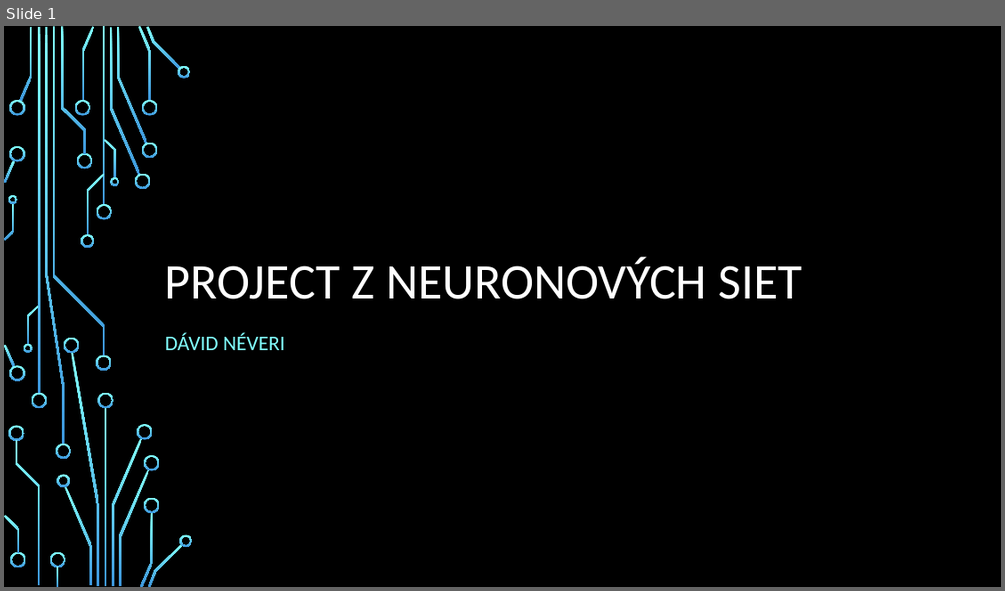
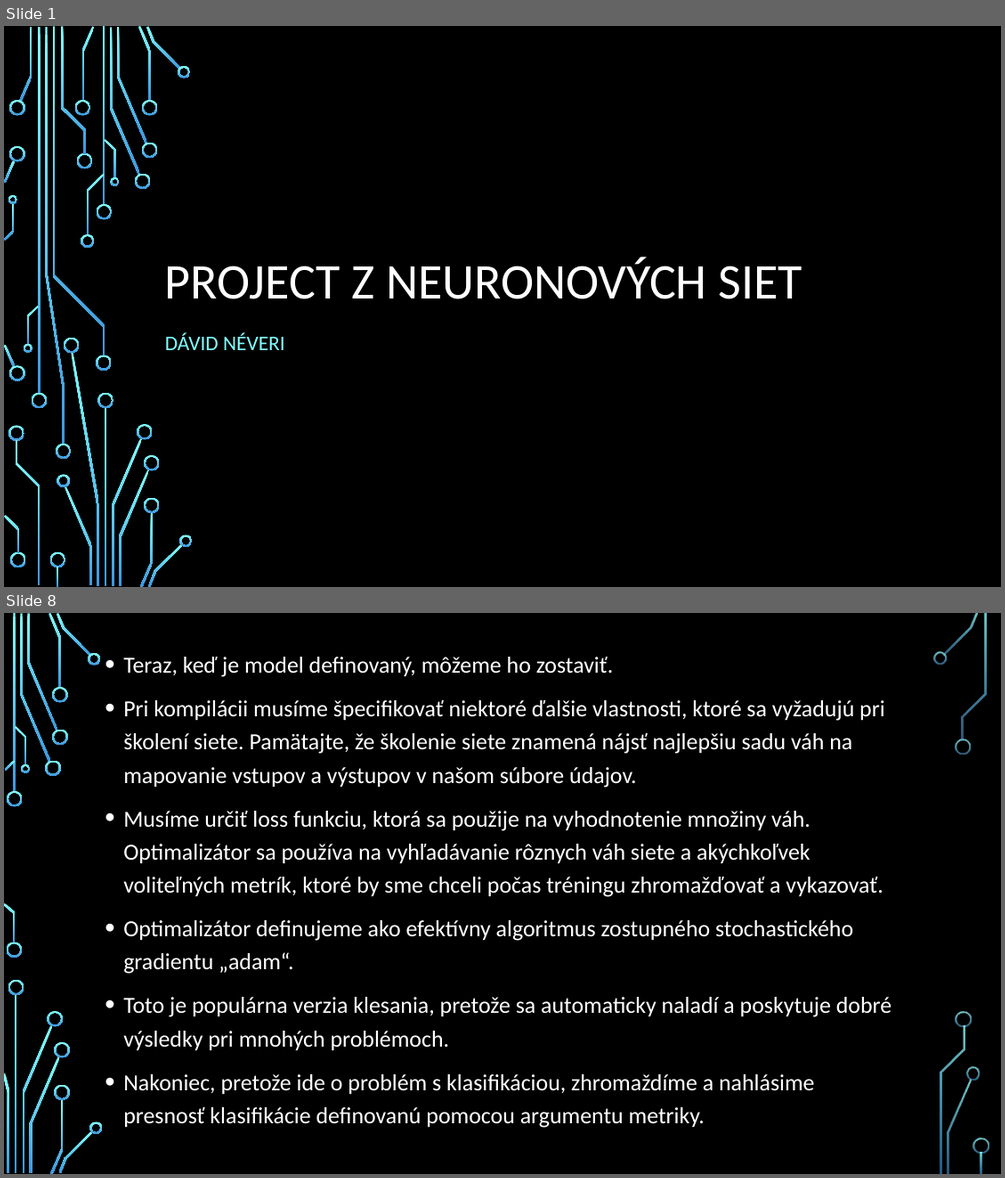
Before and after one commit to georgeob/Neveri_NS2020, a slide deck: Néveri_NS2019.pptx. Shown one above the other, each under a label of ours: slide 1 before the commit, slides 1 and 8 after it; the slides between them are not shown. The pictures are 1005x591 and 1005x1178 pixels, drawn with LibreOffice and Linux fonts; fonts in the diff are those of the drawing; background and template pictures are left out. Boxes give left, top, right and bottom in pixels: in the first picture for what was removed or moved away, otherwise in the second. Text is boxed around its words. In the diff, an @@ line names an element or a change of style, - is before the commit and + after.

Commit message:
Posledná verzia prezentácie

```diff
--- a/Néveri_NS2019.pptx
+++ b/Néveri_NS2019.pptx
@@ slide 8 added at box(4, 613, 1001, 1174), background picture (left out) @@
@@ text added at box(123, 657, 891, 1127), 22.2 pt, text #FFFFFF @@
+• Teraz, keď je model definovaný, môžeme ho zostaviť.
+• Pri kompilácii musíme špecifikovať niektoré ďalšie vlastnosti, ktoré sa vyžadujú pri školení siete. Pamätajte, že školenie siete znamená nájsť najlepšiu sadu váh na mapovanie vstupov a výstupov v našom súbore údajov.
+• Musíme určiť loss funkciu, ktorá sa použije na vyhodnotenie množiny váh. Optimalizátor sa používa na vyhľadávanie rôznych váh siete a akýchkoľvek voliteľných metrík, ktoré by sme chceli počas tréningu zhromažďovať a vykazovať.
+• Optimalizátor definujeme ako efektívny algoritmus zostupného stochastického gradientu „adam“.
+• Toto je populárna verzia klesania, pretože sa automaticky naladí a poskytuje dobré výsledky pri mnohých problémoch.
+• Nakoniec, pretože ide o problém s klasifikáciou, zhromaždíme a nahlásime presnosť klasifikácie definovanú pomocou argumentu metriky.
@@ group added at box(4, 613, 989, 1174): 33 freeform shapes, 3 rectangles @@
```
Also in this commit, not shown: 13 other slides added, 1 slide removed.
